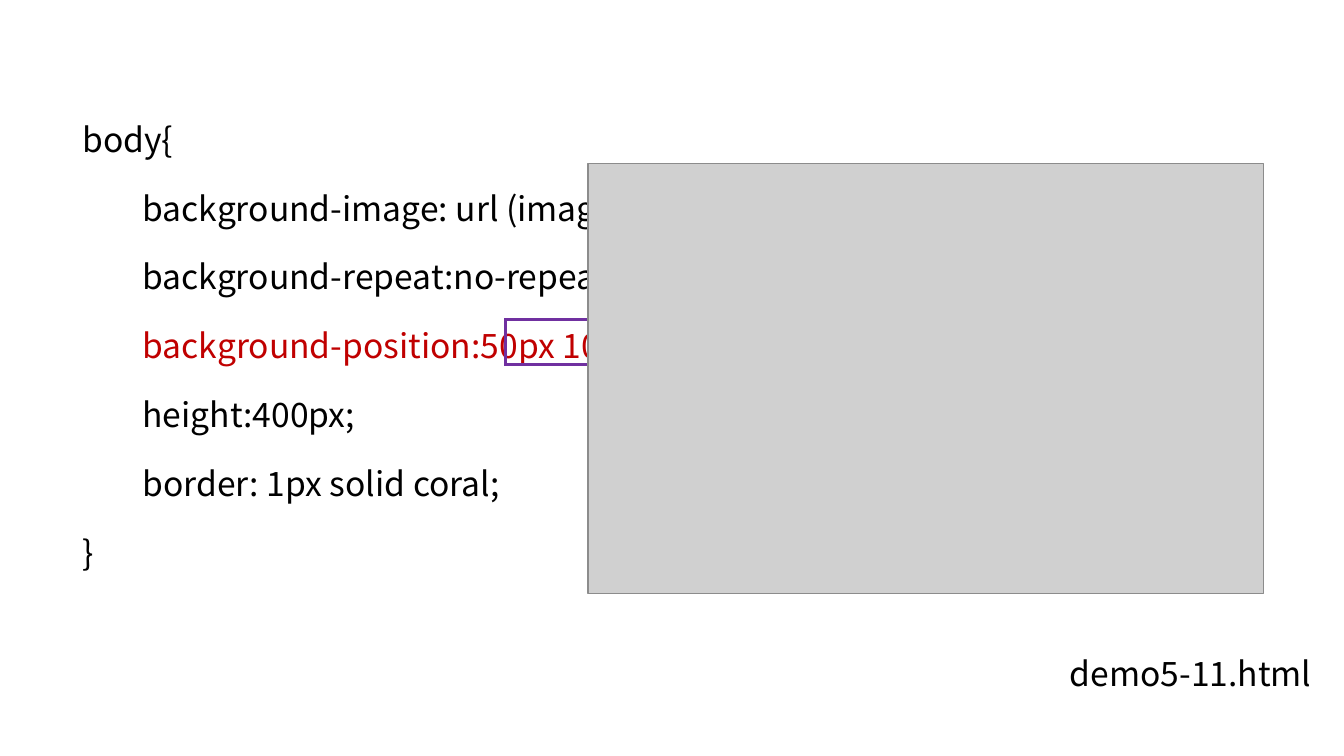
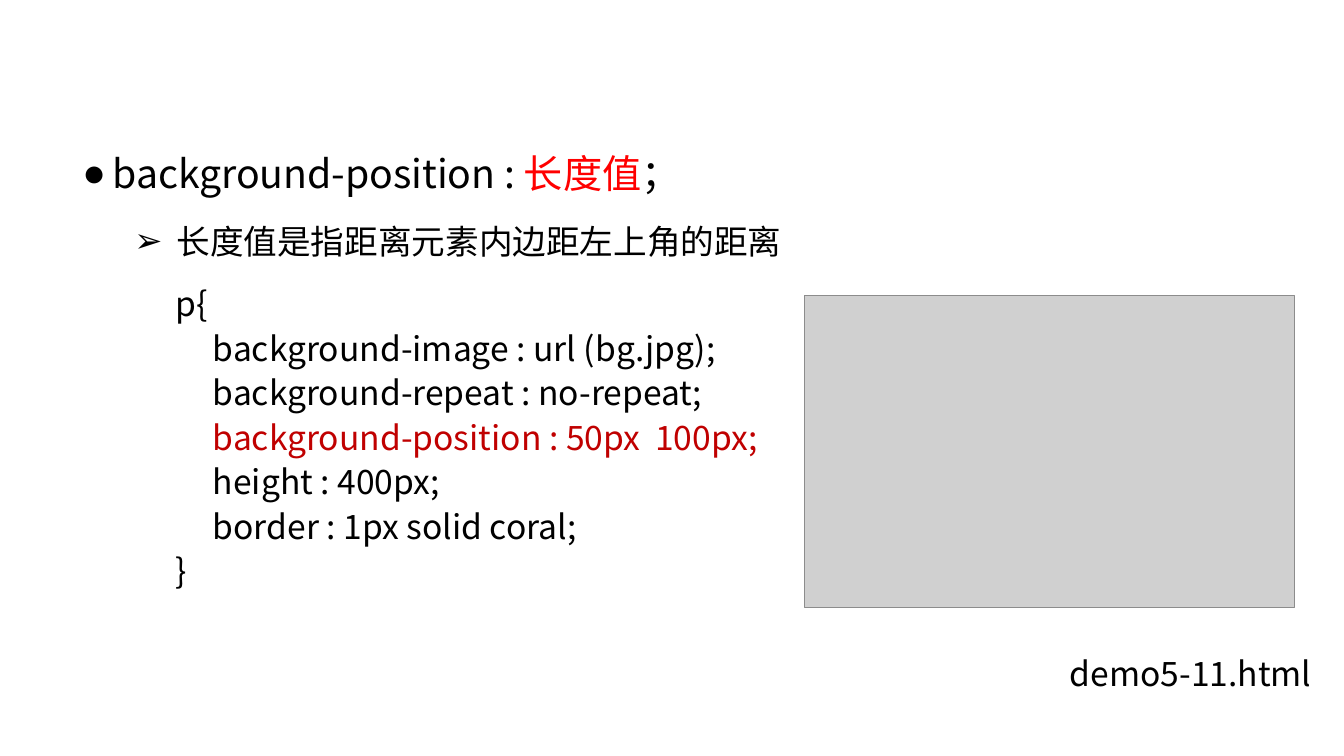
Before and after one commit to liujinmenghaoren/course-web1, a slide deck: slide 43 of materials/slides/ch05-cssStyle.pptx (slide 46 before the commit). Drawn at 1344x756 pixels with LibreOffice and Linux fonts; fonts in the diff are those of the drawing; grey boxes stand for pictures; background and template pictures are left out. Boxes give left, top, right and bottom in pixels: in the first picture for what was removed or moved away, otherwise in the second. Text is boxed around its words. In the diff, an @@ line names an element or a change of style, - is before the commit and + after.

```diff
--- a/materials/slides/ch05-cssStyle.pptx
+++ b/materials/slides/ch05-cssStyle.pptx
@@ text added at <box>112,155,782,257</box>, 28 pt, text #000000 @@
+● background-position : 长度值；
+  ➢ 长度值是指距离元素内边距左上角的距离
@@ text "p{": place and size @@
-text "p{" at <box>82,125,747,504</box>
+text "p{" at <box>175,289,758,547</box>
@@ text "p{" at <box>175,289,758,547</box>: line spacing 1.5 to 1; less space between paragraphs @@
@@ text at <box>175,289,758,547</box>: text changed @@
-body{
-background-image: url (image/bg.jpg);
-background-repeat:no-repeat;
-background-position:50px 100px;
-height:400px;
-border: 1px solid coral;
+p{
+background-image : url (bg.jpg);
+background-repeat : no-repeat;
+background-position : 50px 100px;
+height : 400px;
+border : 1px solid coral;
@@ picture: place and size @@
-picture at <box>588,163,1263,593</box>
+picture at <box>805,295,1295,607</box>
@@ rectangle removed at <box>506,320,706,365</box> @@
```
Also in this commit, not shown: 46 other slides changed, 3 slides added, 8 slides removed, 31 other files.
